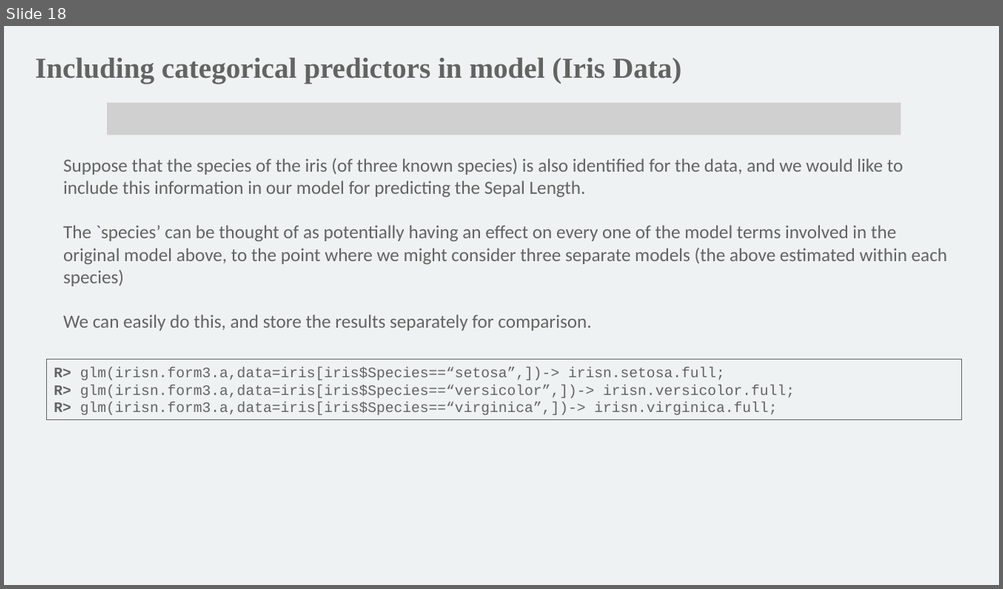
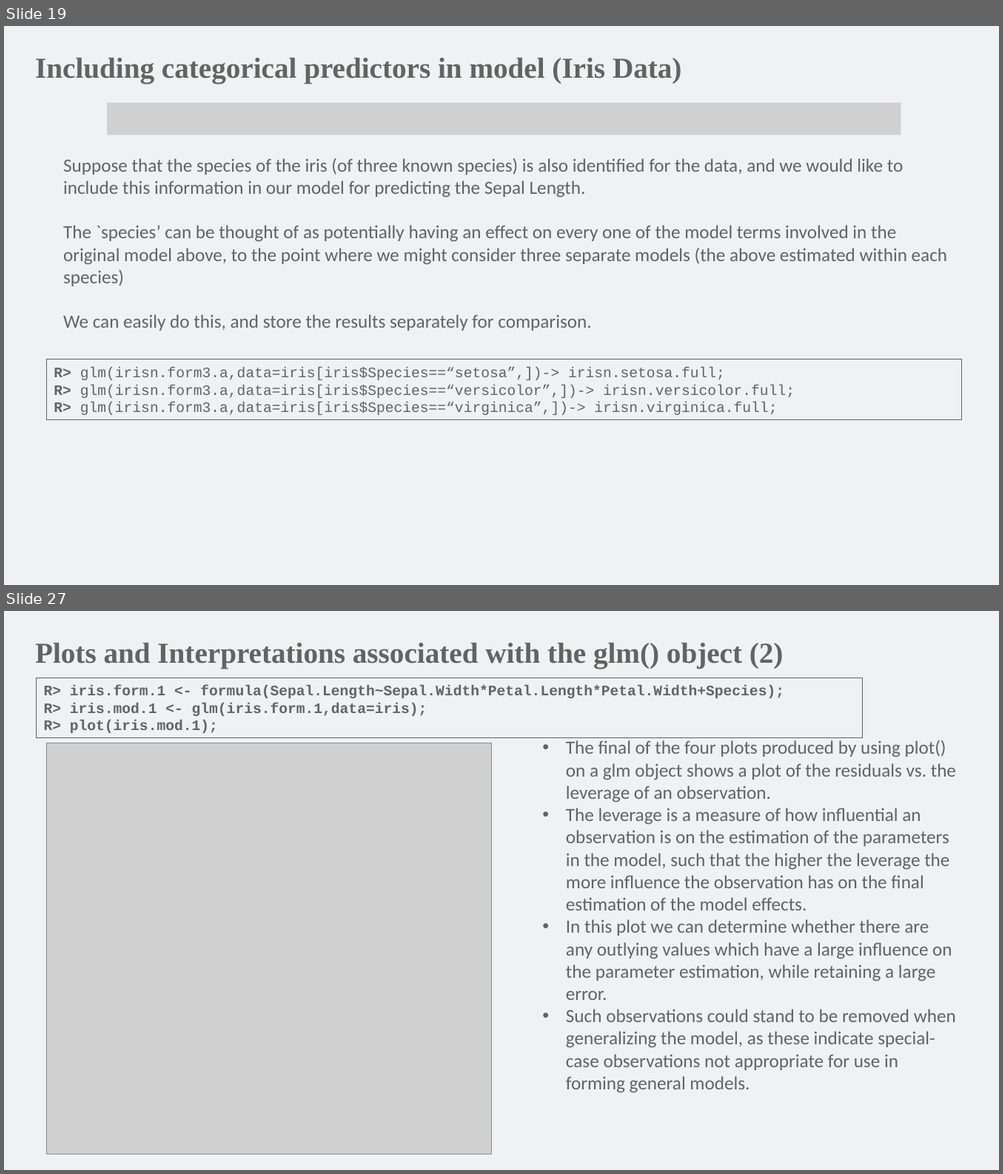
Before and after one commit to mathornton01/2022_UTSW_Lyda_Hill_Department_Beginning_R_Nanocourse, a slide deck: Slides/IntroductionToRForBeginners_DayII_MT.pptx. Shown one above the other, each under a label of ours: slide 18 before the commit, slides 19 and 27 after it; the slides between them are not shown. The pictures are 1003x589 and 1003x1174 pixels, drawn with LibreOffice and Linux fonts; fonts in the diff are those of the drawing; grey boxes stand for pictures; background and template pictures are left out. Boxes give left, top, right and bottom in pixels: in the first picture for what was removed or moved away, otherwise in the second. Text is boxed around its words. In the diff, an @@ line names an element or a change of style, - is before the commit and + after.

```diff
--- a/Slides/IntroductionToRForBeginners_DayII_MT.pptx
+++ b/Slides/IntroductionToRForBeginners_DayII_MT.pptx
@@ slide 27 added at [4,611,999,1170], background #EEF2F3 @@
@@ text added at [35,643,783,668], 28 pt, text #626462, bold @@
+Plots and Interpretations associated with the glm() object (2)
@@ rectangle added at [36,678,862,738], outline #626462 0.75 pt, 14 pt, text #626462, bold @@
+R> iris.form.1 <- formula(Sepal.Length~Sepal.Width*Petal.Length*Petal.Width+Species);
+R> iris.mod.1 <- glm(iris.form.1,data=iris);
+R> plot(iris.mod.1);
@@ picture added at [46,743,492,1154] @@
@@ text added at [566,741,956,1093], 18 pt, text #626462 @@
+• The final of the four plots produced by using plot() on a glm object shows a plot of the residuals vs. the leverage of an observation.
+• The leverage is a measure of how influential an observation is on the estimation of the parameters in the model, such that the higher the leverage the more influence the observation has on the final estimation of the model effects.
+• In this plot we can determine whether there are any outlying values which have a large influence on the parameter estimation, while retaining a large error.
+• Such observations could stand to be removed when generalizing the model, as these indicate special-case observations not appropriate for use in forming general models.
@@ what was slide 18 is now slide 19 @@
```
Also in this commit, not shown: 4 slides changed, 8 other slides added, 1 slide removed, 1 other file.
